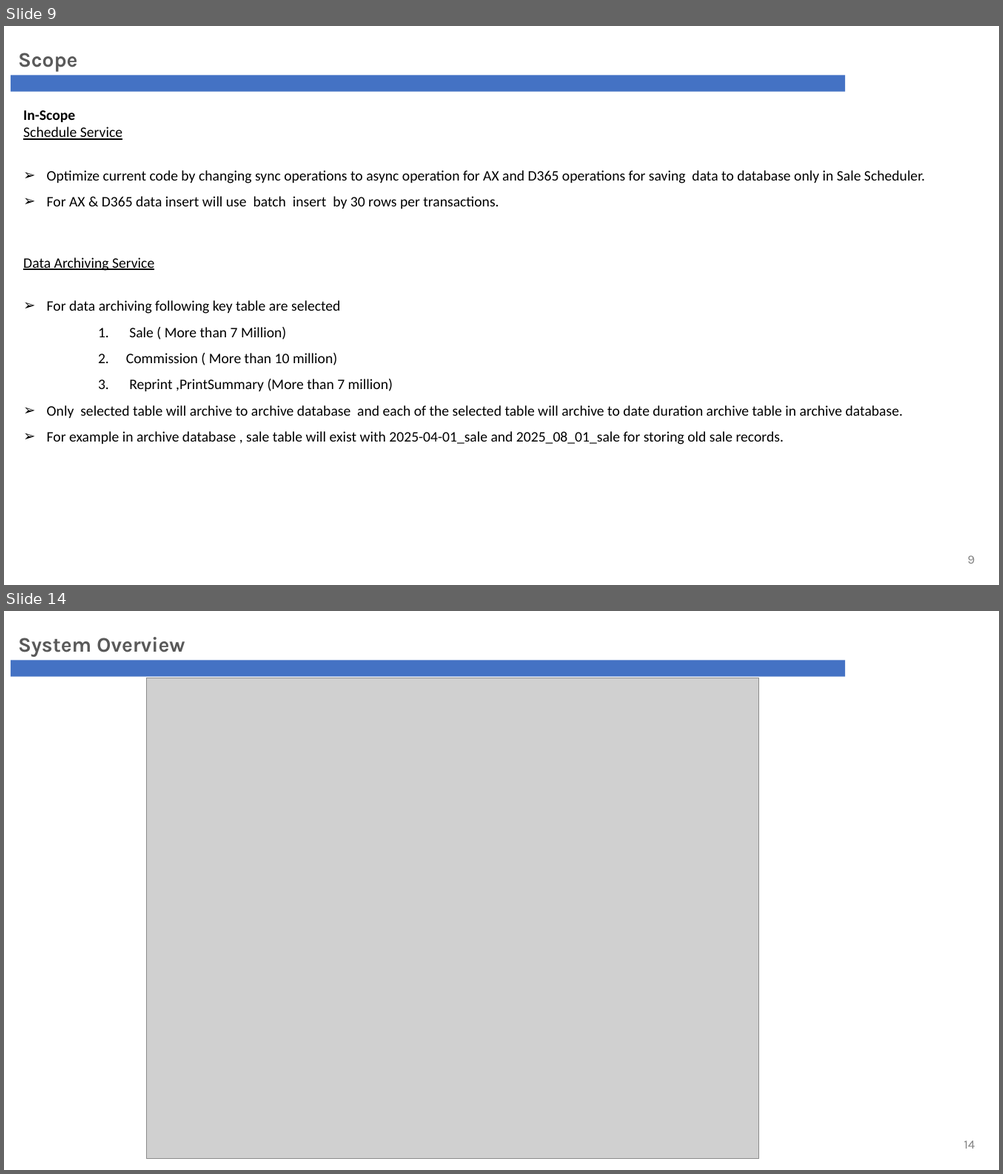
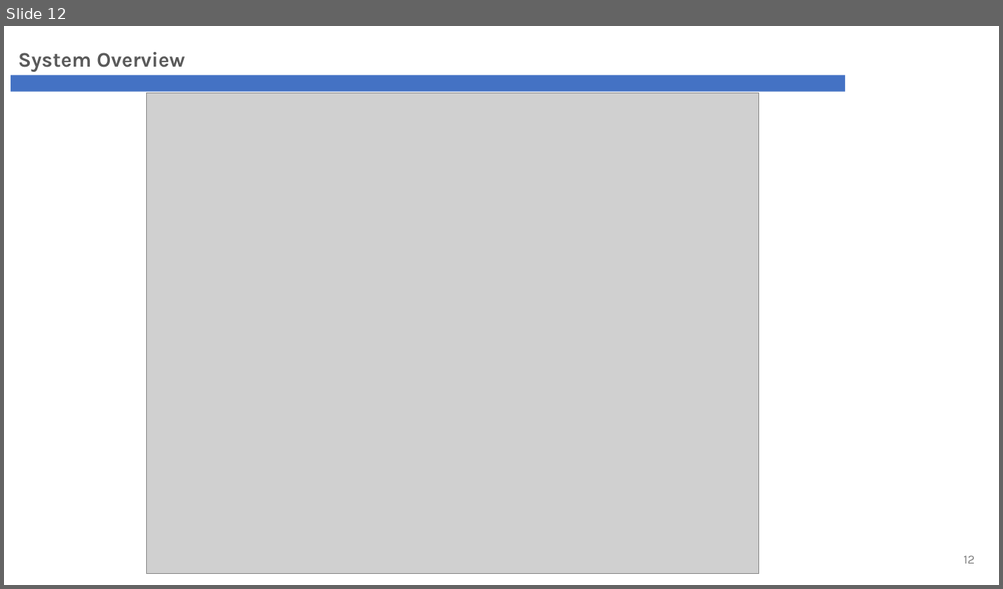
Before and after one commit to phyothuhan26/MySolutions, a slide deck: GandG_YPS/Presentation/G&G_Revamp_ARB.pptx. Shown one above the other, each under a label of ours: slides 9 and 14 before the commit, slide 12 after it; the slides between them are not shown. The pictures are 1003x1174 and 1003x589 pixels, drawn with LibreOffice and Linux fonts; fonts in the diff are those of the drawing; grey boxes stand for pictures; background and template pictures are left out. Boxes give left, top, right and bottom in pixels: in the first picture for what was removed or moved away, otherwise in the second. Text is boxed around its words. In the diff, an @@ line names an element or a change of style, - is before the commit and + after.

```diff
--- a/GandG_YPS/Presentation/G&G_Revamp_ARB.pptx
+++ b/GandG_YPS/Presentation/G&G_Revamp_ARB.pptx
@@ slide 9 removed at (4,26,999,585), background #FFFFFF; not listed: 1 template element that a slide beside it also shows @@
@@ text removed at (18,53,77,72) @@
-Scope
@@ text removed at (23,110,925,445) @@
-In-Scope
-Schedule Service
-➢ Optimize current code by changing sync operations to async operation for AX and D365 operations for saving data to database only in Sale Scheduler.
-➢ For AX & D365 data insert will use batch insert by 30 rows per transactions.
-Data Archiving Service
-➢ For data archiving following key table are selected
-    1. Sale ( More than 7 Million)
-    2. Commission ( More than 10 million)
-    3. Reprint ,PrintSummary (More than 7 million)
-➢ Only selected table will archive to archive database and each of the selected table will archive to date duration archive table in archive database.
-➢ For example in archive database , sale table will exist with 2025-04-01_sale and 2025_08_01_sale for storing old sale records.
@@ page number removed at (967,556,975,564) @@
-9
@@ what was slide 14 is now slide 12 @@
@@ page number at (963,556,974,564): text changed @@
-14
+12
```
Also in this commit, not shown: 18 slides changed, 15 slides added, 5 other slides removed, 11 other files.
